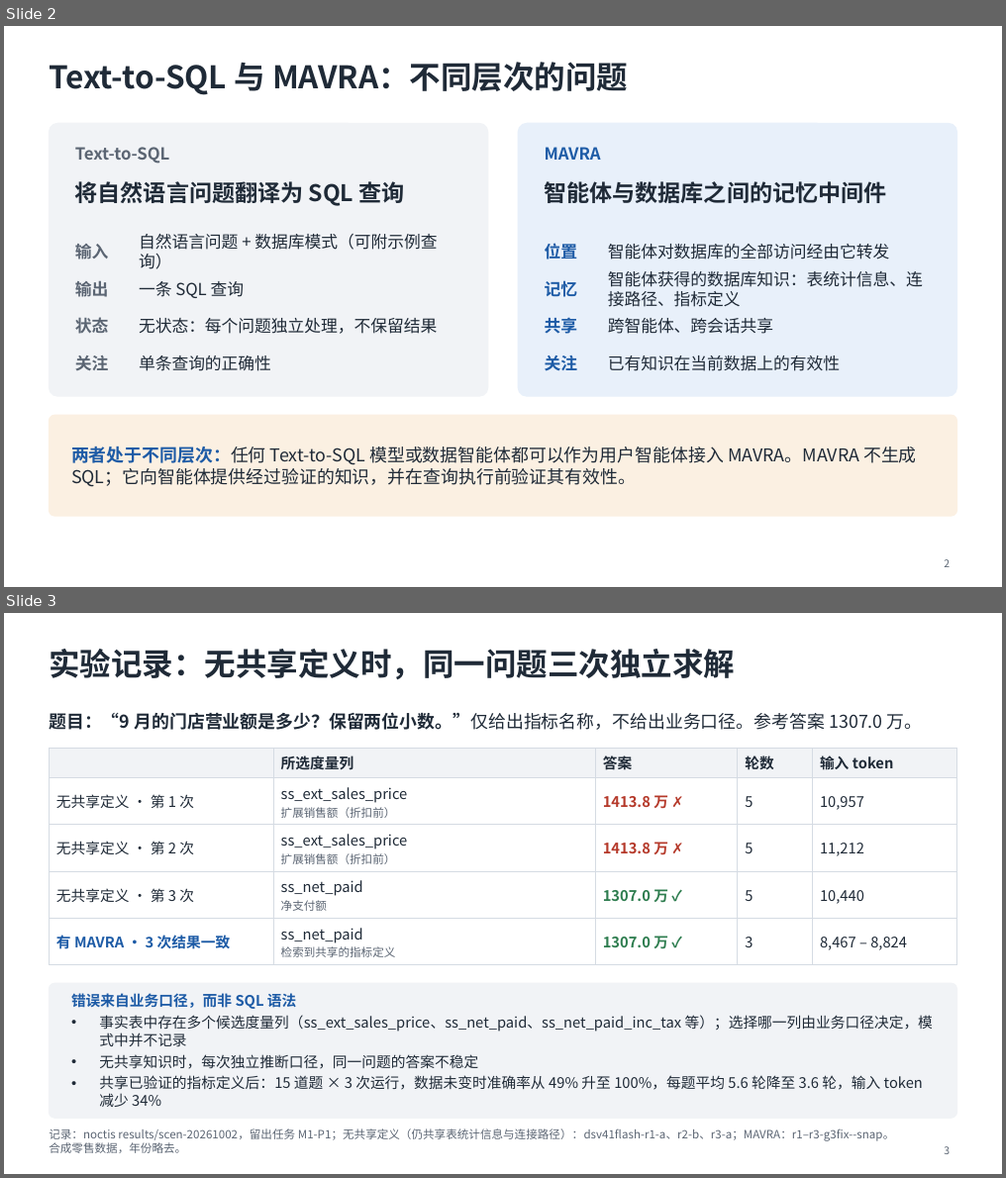
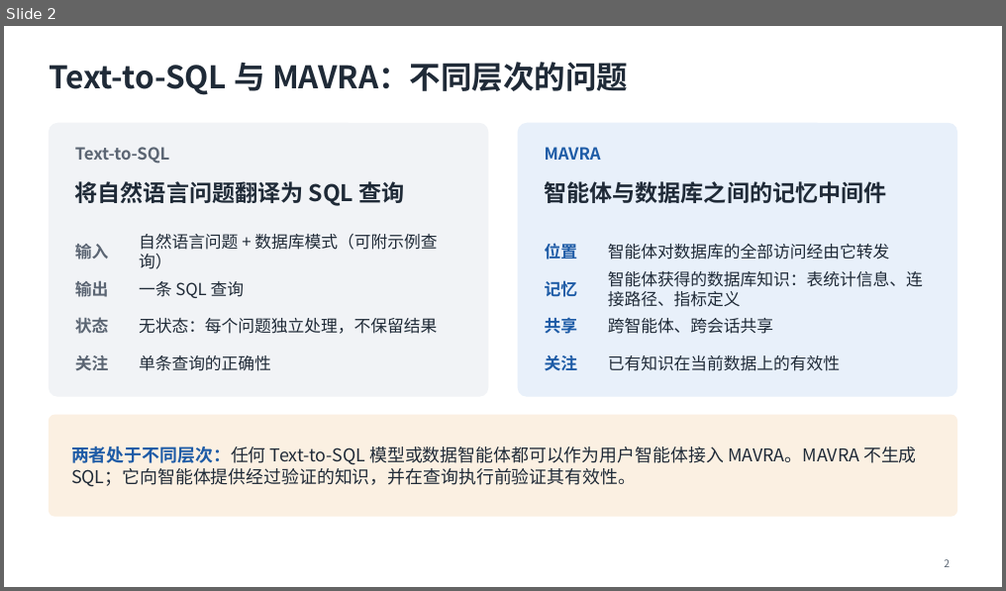
Before and after one commit to mmmttt000045/agent4db-adapter, a slide deck: docs/mavra-system.pptx. Shown one above the other, each under a label of ours: slides 2 and 3 before the commit, slide 2 after it. The pictures are 1006x1178 and 1006x591 pixels, drawn with LibreOffice and Linux fonts; fonts in the diff are those of the drawing. Boxes give left, top, right and bottom in pixels: in the first picture for what was removed or moved away, otherwise in the second. Text is boxed around its words. In the diff, an @@ line names an element or a change of style, - is before the commit and + after.

```diff
--- a/docs/mavra-system.pptx
+++ b/docs/mavra-system.pptx
@@ slide 3 removed at [4, 613, 1002, 1174], background #FFFFFF @@
@@ title removed at [49, 649, 735, 679] @@
-实验记录：无共享定义时，同一问题三次独立求解
@@ text removed at [49, 712, 923, 730] @@
-题目：“9 月的门店营业额是多少？保留两位小数。”仅给出指标名称，不给出业务口径。参考答案 1307.0 万。
@@ table removed at [49, 748, 957, 961], 5 rows, 5 columns @@
- | 所选度量列 | 答案 | 轮数 | 输入 token
-无共享定义 · 第 1 次 | ss_ext_sales_price / 扩展销售额（折扣前） | 1413.8 万 ✗ | 5 | 10,957
-无共享定义 · 第 2 次 | ss_ext_sales_price / 扩展销售额（折扣前） | 1413.8 万 ✗ | 5 | 11,212
-无共享定义 · 第 3 次 | ss_net_paid / 净支付额 | 1307.0 万 ✓ | 5 | 10,440
-有 MAVRA · 3 次结果一致 | ss_net_paid / 检索到共享的指标定义 | 1307.0 万 ✓ | 3 | 8,467 – 8,824
@@ rounded rectangle removed at [49, 983, 957, 1118] @@
@@ text removed at [71, 993, 933, 1107] @@
-错误来自业务口径，而非 SQL 语法
-• 事实表中存在多个候选度量列（ss_ext_sales_price、ss_net_paid、ss_net_paid_inc_tax 等）；选择哪一列由业务口径决定，模式中并不记录
-• 无共享知识时，每次独立推断口径，同一问题的答案不稳定
-• 共享已验证的指标定义后：15 道题 × 3 次运行，数据未变时准确率从 49% 升至 100%，每题平均 5.6 轮降至 3.6 轮，输入 token 减少 34%
@@ text removed at [49, 1129, 894, 1154] @@
-记录：noctis results/scen-20261002，留出任务 M1-P1；无共享定义（仍共享表统计信息与连接路径）：dsv41flash-r1-a、r2-b、r3-a；MAVRA：r1–r3-g3fix--snap。合成零售数据，年份略去。
@@ page number removed at [944, 1147, 949, 1155] @@
-3
```
Also in this commit, not shown: 6 slides changed, 1 slide added, 6 other slides removed, 2 other files.
